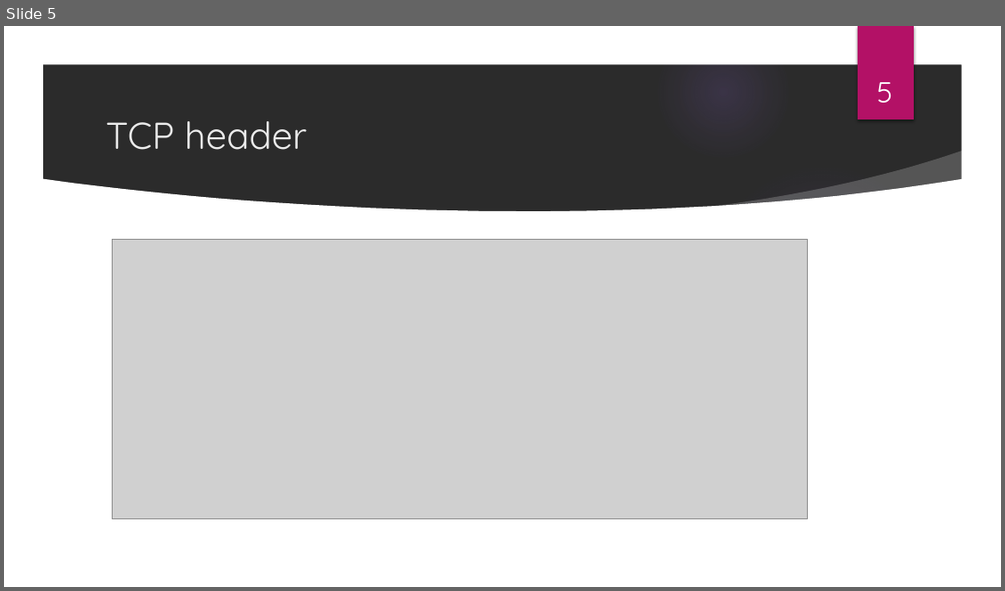
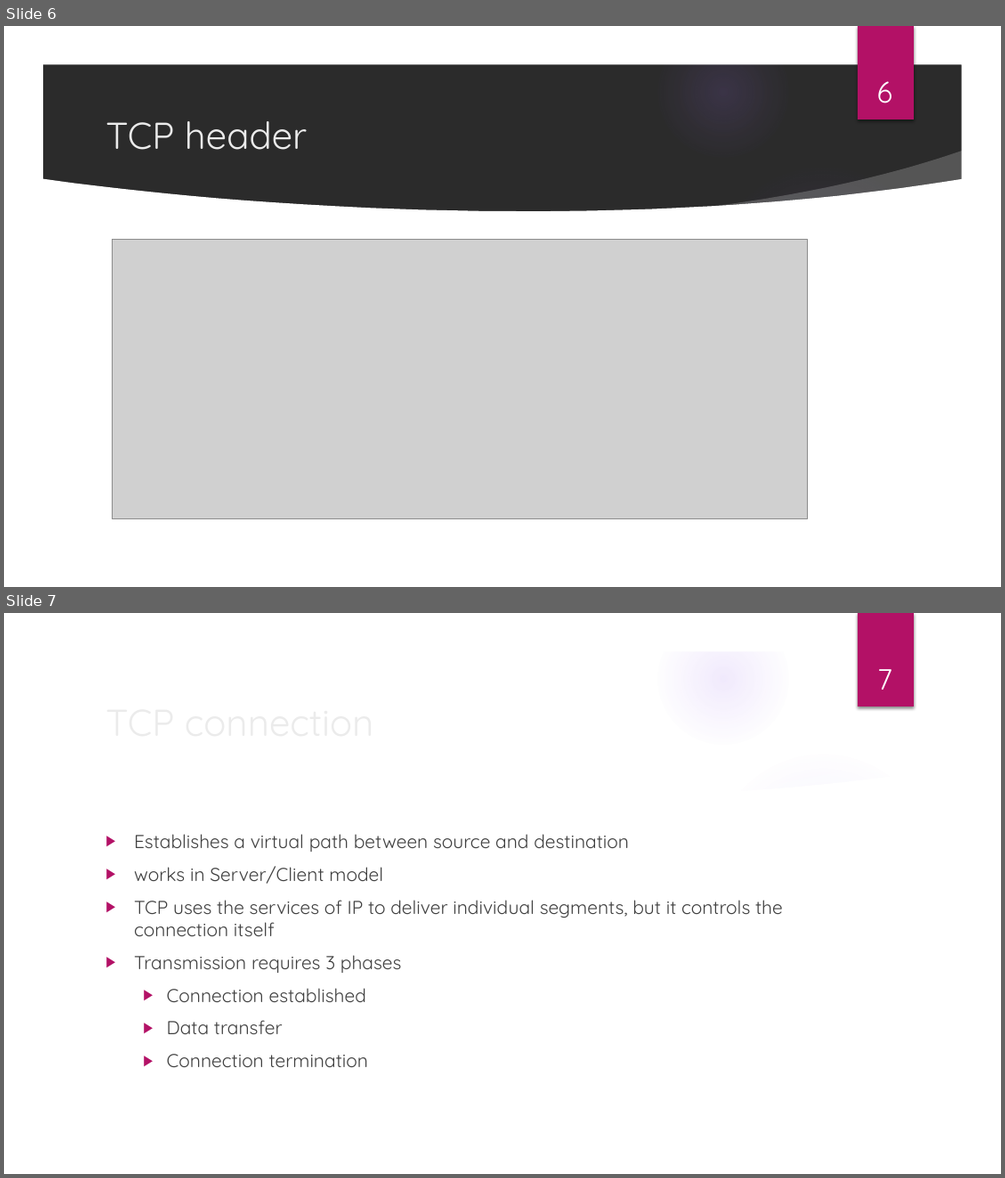
Before and after one commit to aruna02/tcp_presentation, a slide deck: Transmission Control Protocol.pptx. Shown one above the other, each under a label of ours: slide 5 before the commit, slides 6 and 7 after it. The pictures are 1005x591 and 1005x1178 pixels, drawn with LibreOffice and Linux fonts; fonts in the diff are those of the drawing; grey boxes stand for pictures; background and template pictures are left out; a plain dark background stands for a picture behind light text. Boxes give left, top, right and bottom in pixels: in the first picture for what was removed or moved away, otherwise in the second. Text is boxed around its words. In the diff, an @@ line names an element or a change of style, - is before the commit and + after.

```diff
--- a/Transmission Control Protocol.pptx
+++ b/Transmission Control Protocol.pptx
@@ slide 7 added at [4, 613, 1001, 1174], background picture (left out); not listed: 9 template elements that a slide beside it also shows @@
@@ title added at [98, 692, 815, 750], 36 pt, text #EBEBEB @@
+TCP connection
@@ page number added at [877, 669, 892, 690], 28 pt, text #FFFFFF @@
+7
@@ text added at [134, 834, 783, 1067], 18 pt, text #404040 @@
+▶ Establishes a virtual path between source and destination
+▶ works in Server/Client model
+▶ TCP uses the services of IP to deliver individual segments, but it controls the connection itself
+▶ Transmission requires 3 phases
+  ▶ Connection established
+  ▶ Data transfer
+  ▶ Connection termination
@@ what was slide 5 is now slide 6 @@
@@ page number at [877, 81, 893, 103]: text changed @@
-5
+6
```
Also in this commit, not shown: 4 slides changed, 6 other slides added, 1 slide removed.
